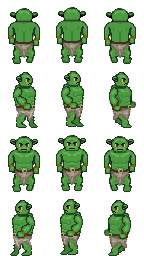
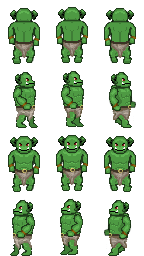
Comparing the layer stacks of the two 144 × 256 images. Changes:
painted on "RedEyes" over <box>18,77,126,210</box>
painted on "Mouth" over <box>14,81,130,213</box>
added layer "Ears2" above "Ears1" over <box>11,9,133,212</box>
renamed "Ears" to "Ears1", hid it over <box>11,11,133,210</box>
painted on "head" over <box>13,70,131,216</box>
painted on "head_N" over <box>17,7,126,12</box>
